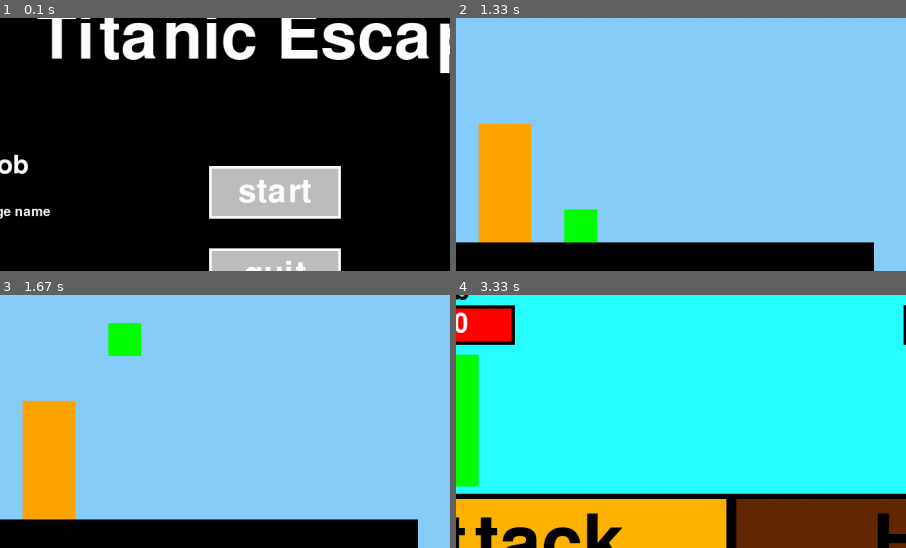
Above: before the commit, frames 1-4 (two rows, left to right).
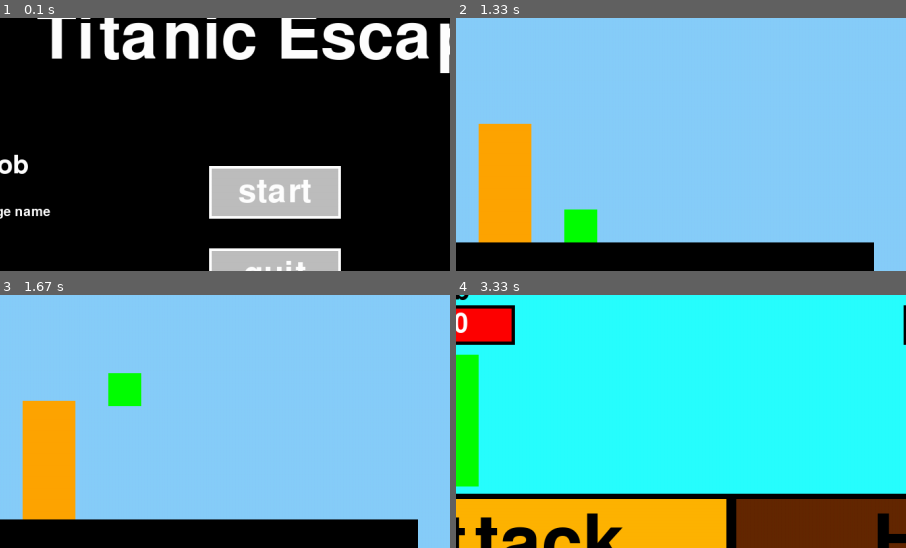
Above: after the commit, the same moments.

Repository: cast-hen/titanic_escape
Game: pygame game, started from main.py
The game is run twice, just before and just after one commit, with the same random seed, the same clock (stepped at 60 frames per second) and the same inputs.
Inputs (mouse positions are % of the whole screen's width and height, from its top left):
- Up to frame 1 (0.1 s): no input
- Up to frame 2 (1.33 s): click (50, 50) at 0.38 s; tap Enter at 0.67 s
- Up to frame 3 (1.67 s): hold W from 1.5 s (still down); move the mouse to (65, 15) at 1.53 s
- Up to frame 4 (3.33 s): release W at 1.97 s; hold A from 3.07 s (still down)
The pictures show only the part of the screen within x 19-69%, y 21-71%; the shares and areas given below are measured in that part.

Frames 1-2 are identical in both runs. In frame 3, 2.0% of the frame differs, in the area x 24-32%, y 11-45%; in frame 4, nothing differs.

Commit message:
oui fps 60 blijven

Diff:
--- a/parkour_functies.py
+++ b/parkour_functies.py
@@ -290,7 +290,7 @@
 
 # Other contstants
 clock = pygame.time.Clock()
-fps = 120
+fps = 60
 jump_height = -25
 speed = 11
 
